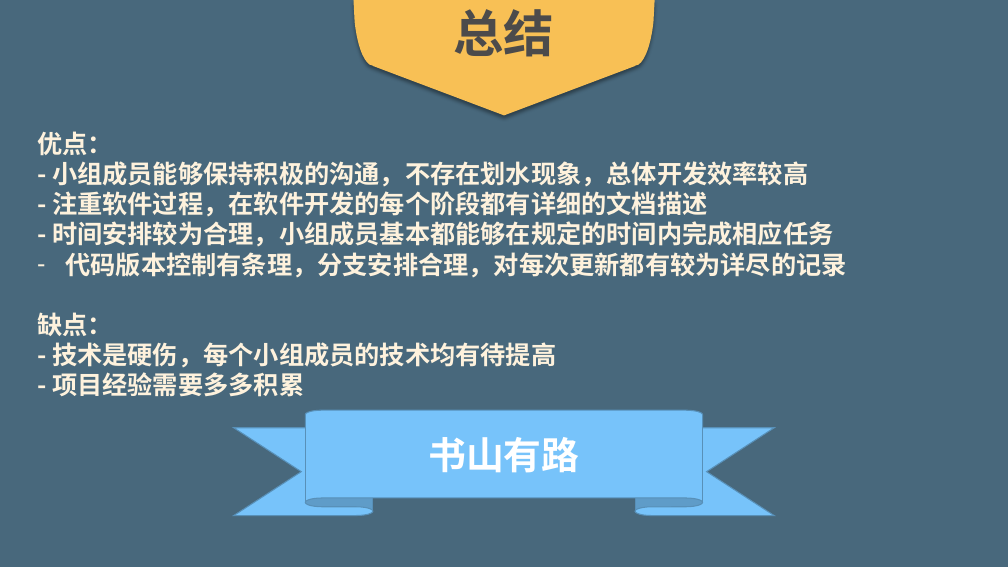
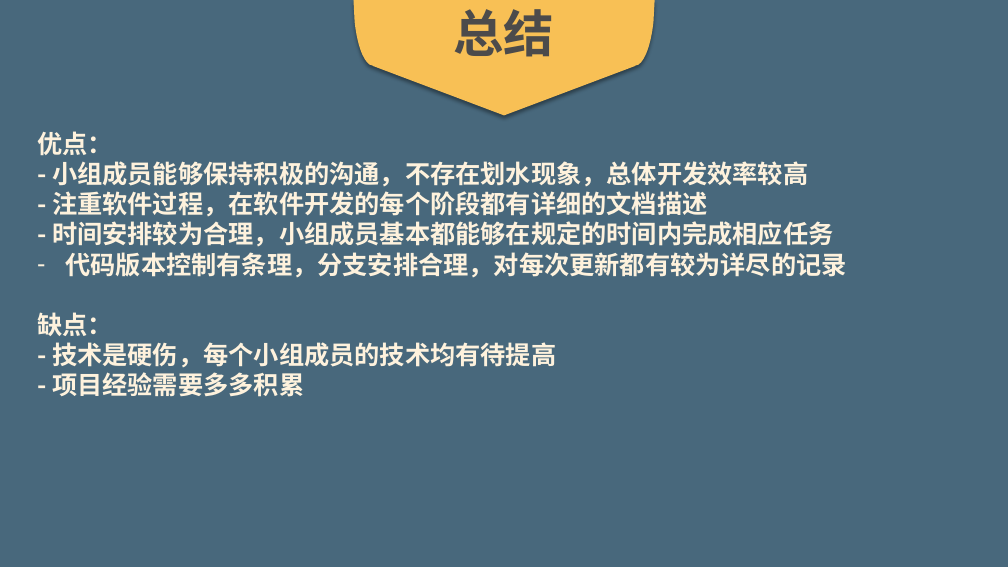
Before and after one commit to TOMORI00/NJUSE-HRS, a slide deck: slide 23 of 开发文档/小组报告v1.0.pptx. Drawn at 1008x567 pixels with LibreOffice and Linux fonts; fonts in the diff are those of the drawing. Boxes give left, top, right and bottom in pixels: in the first picture for what was removed or moved away, otherwise in the second. Text is boxed around its words. In the diff, an @@ line names an element or a change of style, - is before the commit and + after.

```diff
--- a/开发文档/小组报告v1.0.pptx
+++ b/开发文档/小组报告v1.0.pptx
@@ ribbon removed at bbox=[234, 411, 774, 516] @@
-书山有路
```
Also in this commit, not shown: 2 other slides changed.
